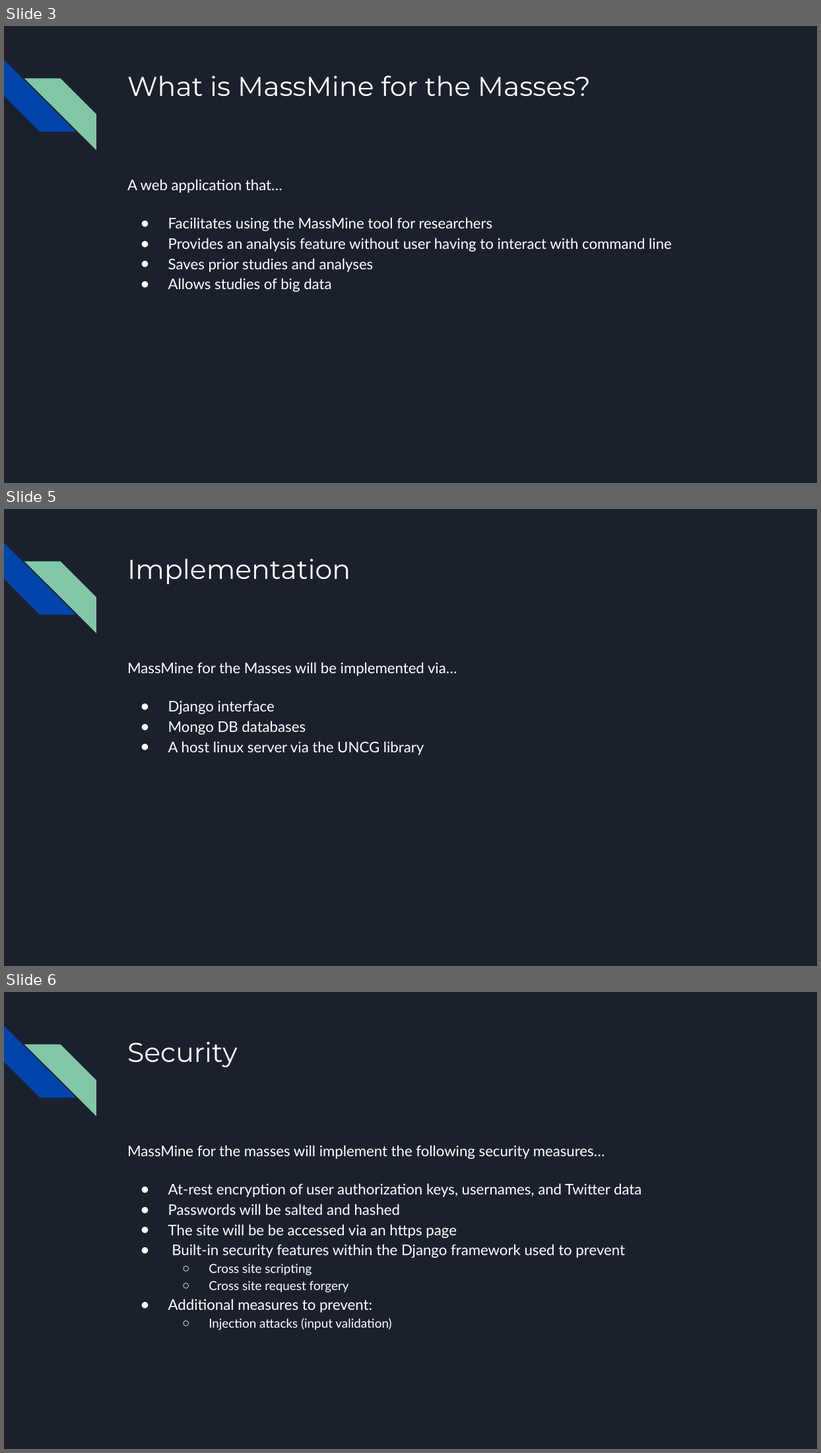
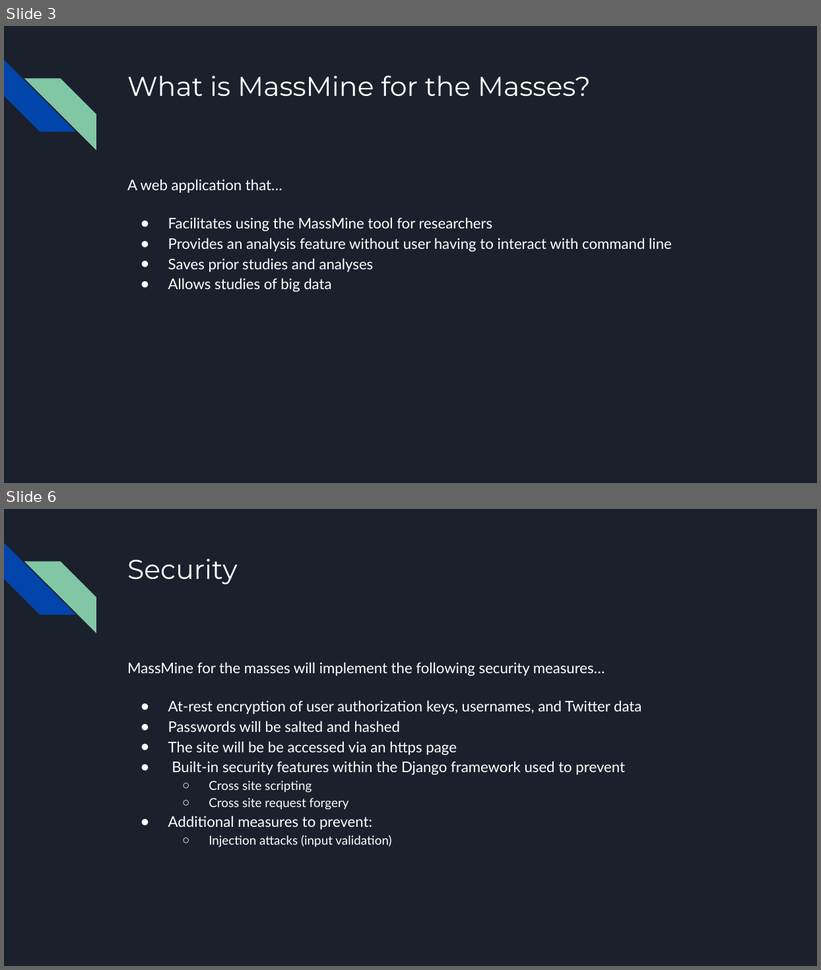
Before and after one commit to JoshCMoore/Massmine-for-the-Masses, a slide deck: documentation/slides/PresentationJan31.pptx. Shown one above the other, each under a label of ours: slides 3, 5 and 6 before the commit, slides 3 and 6 after it; the slides between them are not shown. The pictures are 821x1453 and 821x970 pixels, drawn with LibreOffice and Linux fonts; fonts in the diff are those of the drawing. Boxes give left, top, right and bottom in pixels: in the first picture for what was removed or moved away, otherwise in the second. Text is boxed around its words. In the diff, an @@ line names an element or a change of style, - is before the commit and + after.

```diff
--- a/documentation/slides/PresentationJan31.pptx
+++ b/documentation/slides/PresentationJan31.pptx
@@ slide 5 removed at <box>4,509,817,966</box>, background #1B212C; not listed: 2 template elements that a slide beside it also shows @@
@@ title removed at <box>127,559,350,584</box> @@
-Implementation
@@ text removed at <box>127,662,457,755</box> @@
-MassMine for the Masses will be implemented via…
-● Django interface
-● Mongo DB databases
-● A host linux server via the UNCG library
```
Also in this commit, not shown: 1 slide changed, 2 slides added, 3 other files.
